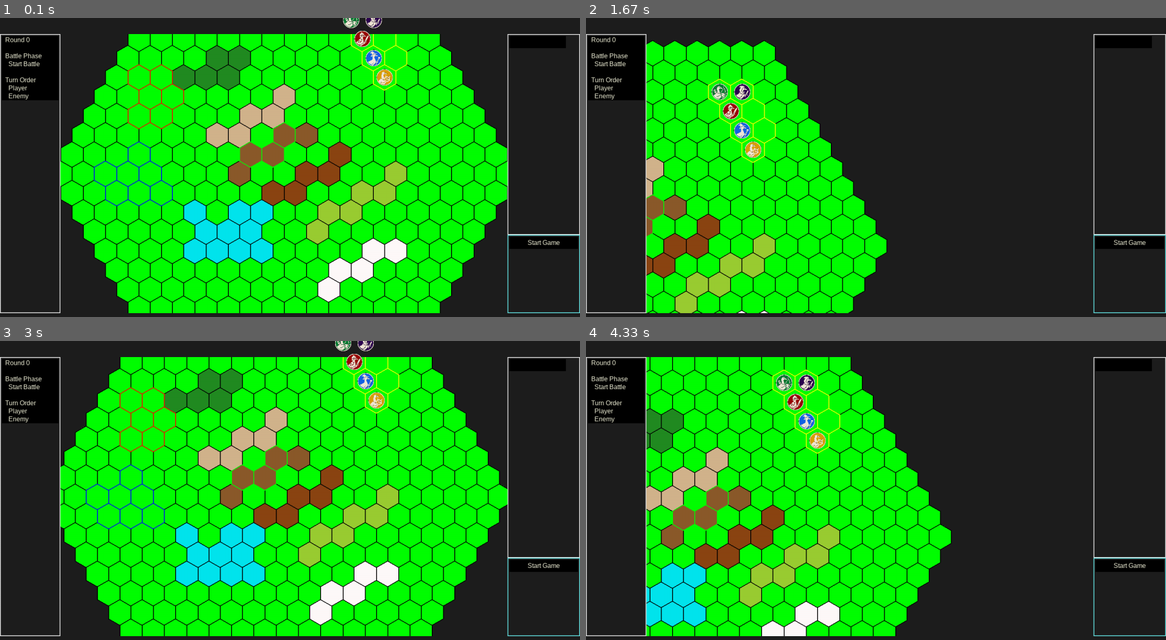
Above: before the commit, frames 1-4 (two rows, left to right).
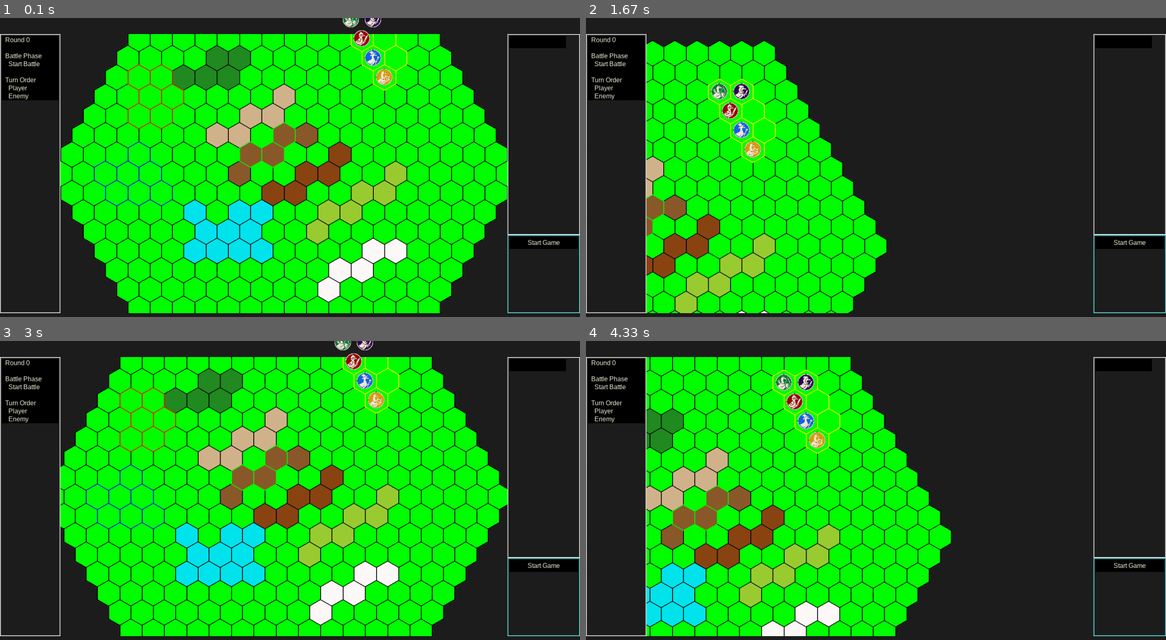
Above: after the commit, the same moments.

Repository: legus-codes/xganso
Game: pygame game, started from main_battle.py
Two runs of this game, one before a commit and one after it. Both use one fixed random seed, a clock stepped at 60 frames per second and the inputs below.
Inputs (mouse positions are in pixels of both pictures, inside the frame that each line leads up to):
- Up to frame 1 (0.1 s): no input
- Up to frame 2 (1.67 s): hold Right 0.33-0.8 s; move the mouse to (852, 188) at 0.37 s; hold Up 0.88-1.18 s; move the mouse to (1061, 164) at 0.92 s; hold Right from 1.22 s (still down); move the mouse to (736, 176) at 1.25 s
- Up to frame 3 (3 s): release Right at 1.68 s; hold Left 1.72-2.25 s; move the mouse to (110, 448) at 1.75 s; hold Down 2.28-2.58 s; move the mouse to (377, 388) at 2.32 s; hold Left from 2.62 s (still down); move the mouse to (359, 523) at 2.65 s
- Up to frame 4 (4.33 s): release Left at 3.02 s; hold Up 3.05-3.42 s; move the mouse to (887, 391) at 3.08 s; hold Right 3.45-4.08 s; move the mouse to (667, 487) at 3.48 s; hold Down from 4.12 s (still down); move the mouse to (881, 529) at 4.15 s

The runs differ from the first frame. In frame 1, 0.4% of the frame differs, in the area x 59-68%, y 0-23%; in frame 2, 0.5%, in the area x 21-31%, y 21-47%; in frame 3, 0.4%; in frame 4, 0.5%.

Commit message:
implement of tactical movement

Diff:
--- a/ecs_architecture/component/grid_position.py
+++ /dev/null
@@ -1,9 +0,0 @@
-from dataclasses import dataclass
-
-from ecs_framework.ecs import ComponentProtocol
-
-
-@dataclass
-class GridPosition(ComponentProtocol):
-    q: int
-    r: int
--- /dev/null
+++ b/ecs_architecture/component/path.py
@@ -0,0 +1,34 @@
+from dataclasses import dataclass
+from typing import List
+
+from ecs_framework.ecs import ComponentProtocol
+from model.hex_coordinate import HexCoordinate, VecF2
+from model.hex_map import HexCell
+
+
+@dataclass
+class TargetGridPosition(ComponentProtocol):
+    cell: HexCoordinate
+
+
+@dataclass
+class PreviewPath(ComponentProtocol):
+    path: List[HexCoordinate]
+
+
+@dataclass
+class Path(ComponentProtocol):
+    path: List[HexCell]
+
+
+@dataclass
+class MoveCommand(ComponentProtocol):
+    pass
+
+
+@dataclass
+class MovementProgress(ComponentProtocol):
+    origin: VecF2
+    destination: VecF2
+    cell: HexCoordinate
+    progress: float = 0.0
--- /dev/null
+++ b/ecs_architecture/component/position.py
@@ -0,0 +1,24 @@
+from dataclasses import dataclass
+
+from ecs_framework.ecs import ComponentProtocol
+from model.hex_coordinate import HexCoordinate, VecF2
+
+
+@dataclass
+class GridPosition(ComponentProtocol):
+    cell: HexCoordinate
+
+
+@dataclass
+class GridPositionChanged(ComponentProtocol):
+    pass
+
+
+@dataclass
+class WorldPosition(ComponentProtocol):
+    point: VecF2
+
+
+@dataclass
+class ScreenPosition(ComponentProtocol):
+    point: VecF2
--- a/ecs_architecture/component/sprite.py
+++ b/ecs_architecture/component/sprite.py
@@ -7,3 +7,8 @@
 @dataclass
 class Sprite(ComponentProtocol):
     sprite: pygame.Surface
+
+
+@dataclass
+class ScreenSprite(ComponentProtocol):
+    sprite: pygame.Surface
--- /dev/null
+++ b/ecs_architecture/system/movement.py
@@ -0,0 +1,114 @@
+import math
+import time
+import pygame
+from ecs_architecture.component.path import MoveCommand, MovementProgress, Path, PreviewPath, TargetGridPosition
+from ecs_architecture.component.position import GridPosition, GridPositionChanged, WorldPosition
+from ecs_framework.ecs import ECS, SystemProtocol
+from editor.hex_camera import HexCamera
+from model.hex_geometry import HexLayout
+from model.hex_map import HexMap
+from pathfinding.pathfinding import PathfindingHelper
+
+
+class PathCalculatorSystem(SystemProtocol):
+
+    def __init__(self, ecs: ECS, hex_map: HexMap):
+        self.ecs = ecs
+        self.hex_map = hex_map
+
+    def execute(self, delta_time: float):
+        for entity, destination in self.ecs.get_entities_with_single_component(TargetGridPosition):
+            origin = self.ecs.get_entity_component(entity, GridPosition)
+            path = []
+
+            if origin is not None:
+                path = PathfindingHelper.astar(self.hex_map, origin.cell, destination.cell)
+
+            if path:
+                self.ecs.add_component(entity, PreviewPath(path))
+
+            self.ecs.remove_component(entity, TargetGridPosition)
+
+
+class PathPreviewerSystem(SystemProtocol):
+
+    def __init__(self, ecs: ECS, screen: pygame.Surface, layout: HexLayout, camera: HexCamera):
+        self.ecs = ecs
+        self.screen = screen
+        self.layout = layout
+        self.camera = camera
+
+    def execute(self, delta_time: float):
+        for _, preview_path in self.ecs.get_entities_with_single_component(PreviewPath):
+            coordinates = []
+            for cell in preview_path.path:
+                hex_center = self.layout.hex_to_point(cell.coordinate)
+                screen_point = self.camera.world_to_screen(hex_center)
+                coordinates.append(screen_point.as_tuple)
+            for index in range(len(coordinates)-1):
+                pygame.draw.line(self.screen, pygame.Color('blue'), coordinates[index], coordinates[index+1], 2)
+
+
+class StartMovementSystem(SystemProtocol):
+
+    def __init__(self, ecs: ECS):
+        self.ecs = ecs
+
+    def execute(self, delta_time: float):
+        for entity, _ in self.ecs.get_entities_with_single_component(MoveCommand):
+
+            preview_path = self.ecs.get_entity_component(entity, PreviewPath)
+
+            if preview_path is not None:
+                path = Path(preview_path.path)
+                self.ecs.add_component(entity, path)
+                self.ecs.remove_component(entity, PreviewPath)
+
+            self.ecs.remove_component(entity, MoveCommand)
+
+class PathStepperSystem(SystemProtocol):
+
+    def __init__(self, ecs: ECS, layout: HexLayout):
+        self.ecs = ecs
+        self.layout = layout
+
+    def execute(self, delta_time: float):
+        for entity, (grid_position, path) in self.ecs.get_entities_with_components(GridPosition, Path):
+            if self.ecs.has_component(MovementProgress) and self.ecs.entity_has_component(entity, MovementProgress):
+                continue
+
+            if not path.path:
+                self.ecs.remove_component(entity, Path)
+                continue
+
+            next_cell = path.path.pop()
+            if next_cell.coordinate == grid_position.cell:
+                continue
+
+            movement_progress = MovementProgress(self.layout.hex_to_point(grid_position.cell), self.layout.hex_to_point(next_cell.coordinate), next_cell.coordinate)
+            self.ecs.add_component(entity, movement_progress)
+
+
+class MovementSystem(SystemProtocol):
+
+    def __init__(self, ecs: ECS, layout: HexLayout, speed: int):
+        self.ecs = ecs
+        self.layout = layout
+        self.speed = speed
+
+    def execute(self, delta_time: float):
+        for entity, (movement_progress, world_position) in self.ecs.get_entities_with_components(MovementProgress, WorldPosition):
+
+            step = self.speed * delta_time
+            direction = movement_progress.destination - movement_progress.origin
+            length = math.hypot(*direction.as_tuple)
+            normal_vector = direction / length
+
+            world_position.point = world_position.point + normal_vector * step
+
+            distance = math.hypot(*(movement_progress.destination - world_position.point).as_tuple)
+
+            if distance == 0 or step >= distance:
+                self.ecs.add_component(entity, GridPosition(movement_progress.cell))
+                self.ecs.add_component(entity, GridPositionChanged())
+                self.ecs.remove_component(entity, MovementProgress)
--- /dev/null
+++ b/ecs_architecture/system/renderer.py
@@ -0,0 +1,62 @@
+import math
+import pygame
+from ecs_architecture.component.position import GridPosition, GridPositionChanged, ScreenPosition, WorldPosition
+#from ecs_architecture.component.render_layer import RenderLayer
+from ecs_architecture.component.sprite import ScreenSprite, Sprite
+from ecs_framework.ecs import ECS, SystemProtocol
+from editor.hex_camera import HexCamera
+from model.hex_coordinate import VecF2
+from model.hex_geometry import HexLayout
+
+
+class SyncGridToWorldPositionSystem(SystemProtocol):
+
+    def __init__(self, ecs: ECS, layout: HexLayout):
+        self.ecs = ecs
+        self.layout = layout
+
+    def execute(self, delta_time: float):
+        for entity, (grid_position, _) in self.ecs.get_entities_with_components(GridPosition, GridPositionChanged):
+            world_center = self.layout.hex_to_point(grid_position.cell)
+            world_position = WorldPosition(world_center)
+
+            self.ecs.add_component(entity, world_position)
+            self.ecs.remove_component(entity, GridPositionChanged)
+
+
+class WorldToScreenPositionSystem(SystemProtocol):
+
+    def __init__(self, ecs: ECS, camera: HexCamera):
+        self.ecs = ecs
+        self.camera = camera
+
+    def execute(self, delta_time: float):
+        for entity, world_position in self.ecs.get_entities_with_single_component(WorldPosition):
+            screen_coordinates = self.camera.world_to_screen(world_position.point)
+            screen_position = ScreenPosition(screen_coordinates)
+
+            self.ecs.add_component(entity, screen_position)
+
+
+class SpriteScalerSystem(SystemProtocol):
+
+    def __init__(self, ecs: ECS, camera: HexCamera):
+        self.ecs = ecs
+        self.camera = camera
+
+    def execute(self, delta_time: float):
+        for entity, sprite in self.ecs.get_entities_with_single_component(Sprite):
+            screen_sprite = ScreenSprite(pygame.transform.scale_by(sprite.sprite, self.camera.zoom))
+            self.ecs.add_component(entity, screen_sprite)
+
+
+class RendererSystem(SystemProtocol):
+
+    def __init__(self, ecs: ECS, screen: pygame.Surface):
+        self.ecs = ecs
+        self.screen = screen
+
+    def execute(self, delta_time: float):
+        for _, (screen_position, sprite) in self.ecs.get_entities_with_components(ScreenPosition, ScreenSprite):
+            adjusted_cell_position = screen_position.point - VecF2(*sprite.sprite.get_size()) / 2
+            self.screen.blit(sprite.sprite, adjusted_cell_position.as_tuple)
--- a/ecs_architecture/system/renderer_system.py
+++ /dev/null
@@ -1,26 +0,0 @@
-import pygame
-from ecs_architecture.component.grid_position import GridPosition
-#from ecs_architecture.component.render_layer import RenderLayer
-from ecs_architecture.component.sprite import Sprite
-from ecs_framework.ecs import ECS, SystemProtocol
-from editor.hex_camera import HexCamera
-from model.hex_coordinate import HexCoordinate, VecF2
-from model.hex_geometry import HexLayout
-
-
-class RendererSystem(SystemProtocol):
-
-    def __init__(self, ecs: ECS, screen: pygame.Surface, layout: HexLayout, camera: HexCamera):
-        self.ecs = ecs
-        self.screen = screen
-        self.layout = layout
-        self.camera = camera
-
-    def execute(self):
-        for entity in self.ecs.get_entities_with(GridPosition, Sprite):
-            grid_position = self.ecs.get_entity_component(entity, GridPosition)
-            sprite = self.ecs.get_entity_component(entity, Sprite)
-            # render_layer = self.ecs.get_entity_component(entity, RenderLayer) if self.ecs.entity_has_component(entity, RenderLayer) else 1
-            world_position = self.layout.hex_to_topleft(HexCoordinate(grid_position.q, grid_position.r))
-            screen_position = self.camera.world_to_screen(world_position)
-            self.screen.blit(pygame.transform.scale_by(sprite.sprite, self.camera.zoom), screen_position.as_tuple)
--- a/ecs_framework/ecs.py
+++ b/ecs_framework/ecs.py
@@ -1,5 +1,5 @@
 from itertools import count
-from typing import Any, Dict, List, Protocol, Set
+from typing import Any, Dict, Generator, List, Protocol, Set, Tuple
 
 
 class ComponentProtocol(Protocol):
@@ -8,7 +8,7 @@
 
 class SystemProtocol(Protocol):
 
-    def execute(self) -> None:
+    def execute(self, delta_time: float) -> None:
         ...
 
 
@@ -98,9 +98,17 @@
 
         return list(set.intersection(*eligible_entities.values()))
 
+    def get_entities_with_single_component(self, component_type) -> Generator[int, ComponentProtocol]:
+        for entity in self.get_entities_with(component_type):
+            yield entity, self.get_entity_component(entity, component_type)
+
+    def get_entities_with_components(self, *component_types) -> Generator[int, Tuple[ComponentProtocol]]:
+        for entity in self.get_entities_with(*component_types):
+            yield entity, (self.get_entity_component(entity, component) for component in component_types)
+
     def add_system(self, system: Any) -> None:
         self.systems.append(system)
 
-    def execute(self) -> None:
+    def execute(self, delta_time: float) -> None:
         for system in self.systems:
-            system.execute()
+            system.execute(delta_time)
--- a/main_battle.py
+++ b/main_battle.py
@@ -1,13 +1,17 @@
+import random
 import pygame
 
 from battle.battle import BattleManager
 from battle.battle_view_ui import BattleController
 from battle.unit import Party, Unit
-from ecs_architecture.component.grid_position import GridPosition
+from ecs_architecture.component.path import MoveCommand, TargetGridPosition
+from ecs_architecture.component.position import GridPosition, GridPositionChanged
 from ecs_architecture.component.sprite import Sprite
-from ecs_architecture.system.renderer_system import RendererSystem
+from ecs_architecture.system.movement import MovementSystem, PathCalculatorSystem, PathPreviewerSystem, PathStepperSystem, StartMovementSystem
+from ecs_architecture.system.renderer import RendererSystem, SpriteScalerSystem, SyncGridToWorldPositionSystem, WorldToScreenPositionSystem
 from ecs_framework.ecs import ECS
 from hexio.hex_map_io import HexMapIO
+from model.hex_coordinate import HexCoordinate
 
 if __name__ == '__main__':
     screen_size = pygame.Vector2(1440, 775)
@@ -48,22 +52,41 @@
     manager.setup()
     battle_ui = BattleController(screen, pygame.Rect(150, 40, 1110, 695), manager)
 
-    ecs.add_component(archer_entity, GridPosition(*archer.position.vector.as_tuple))
-    ecs.add_component(knight_entity, GridPosition(*knight.position.vector.as_tuple))
-    ecs.add_component(mage_entity, GridPosition(*mage.position.vector.as_tuple))
-    ecs.add_component(rogue_entity, GridPosition(*rogue.position.vector.as_tuple))
-    ecs.add_component(bard_entity, GridPosition(*bard.position.vector.as_tuple))
+    ecs.add_component(archer_entity, GridPosition(archer.position))
+    ecs.add_component(knight_entity, GridPosition(knight.position))
+    ecs.add_component(mage_entity, GridPosition(mage.position))
+    ecs.add_component(rogue_entity, GridPosition(rogue.position))
+    ecs.add_component(bard_entity, GridPosition(bard.position))
 
-    ecs.add_system(RendererSystem(ecs, screen, battle_ui.layout, battle_ui.camera))
+    ecs.add_component(archer_entity, GridPositionChanged())
+    ecs.add_component(knight_entity, GridPositionChanged())
+    ecs.add_component(mage_entity, GridPositionChanged())
+    ecs.add_component(rogue_entity, GridPositionChanged())
+    ecs.add_component(bard_entity, GridPositionChanged())
+
+    ecs.add_system(SyncGridToWorldPositionSystem(ecs, battle_ui.layout))
+    ecs.add_system(WorldToScreenPositionSystem(ecs, battle_ui.camera))
+    ecs.add_system(SpriteScalerSystem(ecs, battle_ui.camera))
+    ecs.add_system(RendererSystem(ecs, screen))
+
+    ecs.add_system(PathCalculatorSystem(ecs, battle_map))
+    ecs.add_system(PathPreviewerSystem(ecs, screen, battle_ui.layout, battle_ui.camera))
+    ecs.add_system(StartMovementSystem(ecs))
+    ecs.add_system(PathStepperSystem(ecs, battle_ui.layout))
+    ecs.add_system(MovementSystem(ecs, battle_ui.layout, 100.0))
+
+    party_entities = [archer_entity, knight_entity, mage_entity, rogue_entity, bard_entity]
 
     running = True
 
     while running:
 
+        delta_time = clock.tick(60) / 1000.0
+
         screen.fill((30, 30, 30))
 
         battle_ui.draw()
-        ecs.execute()
+        ecs.execute(delta_time)
 
         # pygame.draw.rect(screen, line_color, (0, 735, 1440, 40), 2)
 
@@ -75,12 +98,23 @@
 
             battle_ui.handle_event(event)
 
+            if event.type == pygame.KEYDOWN:
+                if event.unicode == 'p':
+                    move_entity = random.choice(party_entities)
+                    destination_q = random.randint(-6, 6)
+                    destination_r = random.randint(-6, 6)
+                    ecs.add_component(move_entity, TargetGridPosition(HexCoordinate(destination_q, destination_r)))
+
+                if event.unicode == 'm':
+                    for move_entity in party_entities:
+                        ecs.add_component(move_entity, MoveCommand())
+
             if event.type == pygame.QUIT:
                 running = False
 
         keys = pygame.key.get_pressed()
         battle_ui.handle_key_pressed(keys)
 
-        clock.tick(60)
+        # clock.tick(60)
 
     pygame.quit()
